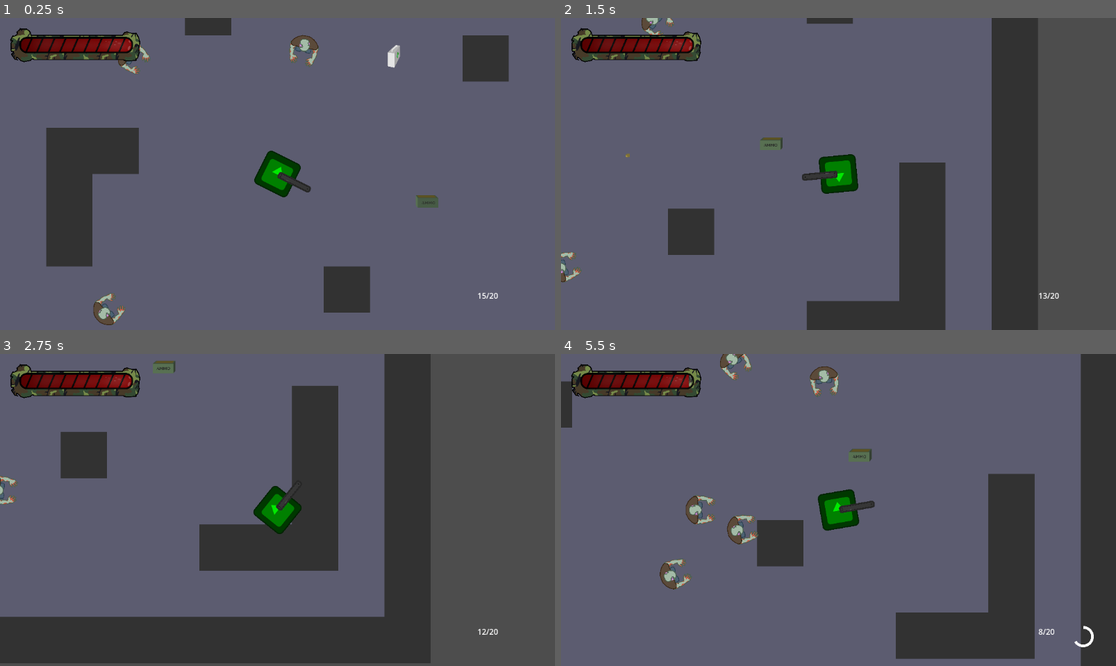
Above: before the commit, frames 1-4 (two rows, left to right).
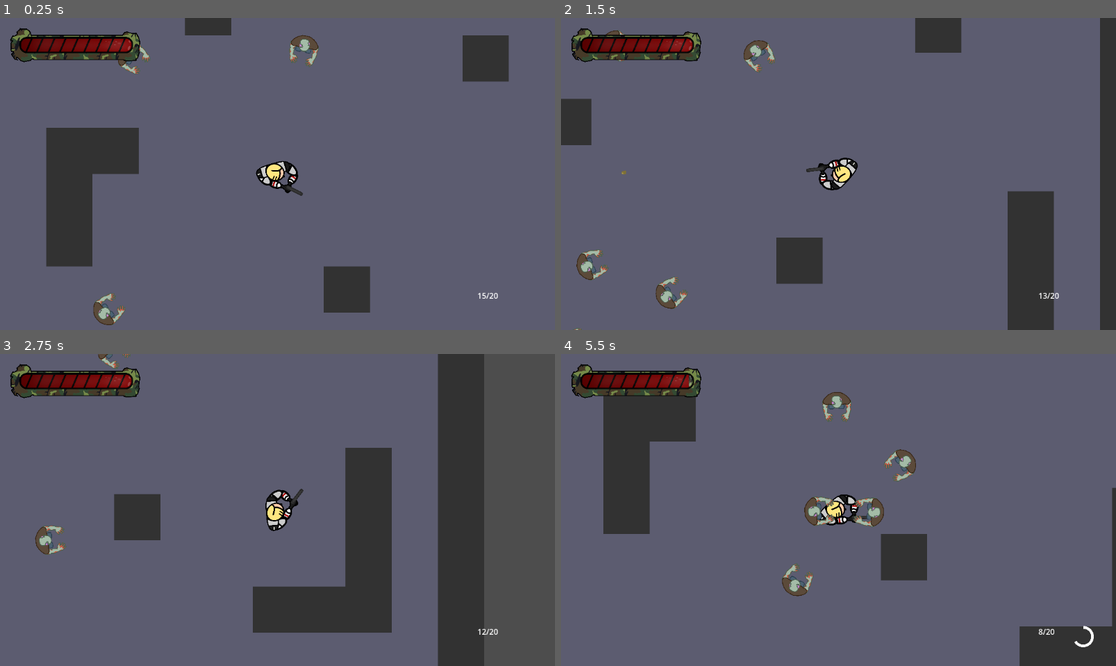
Above: after the commit, the same moments.

Repository: judahhoe/deadhavoc
Game: Godot game, scene res://scenes/main.tscn
Two runs of this game, one before a commit and one after it. Both use one fixed random seed, a clock stepped at 60 frames per second and the inputs below. The engine's default icon, where the game draws it, is replaced by a stand-in: a white triangle on a blue panel in a dark square.
Inputs (mouse positions are in pixels of both pictures, inside the frame that each line leads up to):
- Up to frame 1 (0.25 s): no input
- Up to frame 2 (1.5 s): move the mouse to (960, 158) at 0.52 s; press the mouse at (960, 158) at 0.53 s; hold D (right) 0.53-1.28 s; move the mouse to (727, 189) at 1.27 s; release the mouse at (727, 189) at 1.28 s; hold S (down) from 1.28 s (still down); click (727, 189) at 1.35 s
- Up to frame 3 (2.75 s): move the mouse to (333, 441) at 2.02 s; release S (down) at 2.03 s; press the mouse at (333, 441) at 2.03 s; hold D (right) from 2.03 s (still down)
- Up to frame 4 (5.5 s): move the mouse to (810, 572) at 2.77 s; release D (right) at 2.78 s; release the mouse at (810, 572) at 2.78 s; hold W (up) 2.78-3.53 s; click (810, 572) at 2.85 s; move the mouse to (1005, 556) at 3.52 s; press the mouse at (1005, 556) at 3.53 s; hold A (left) 3.53-5.03 s; tap R (reload) at 4.15 s; move the mouse to (672, 463) at 4.27 s; release the mouse at (672, 463) at 4.28 s; click (672, 463) at 4.35 s; move the mouse to (866, 510) at 5.02 s; press the mouse at (866, 510) at 5.03 s; hold S (down) from 5.03 s (still down)

The runs differ from the first frame. In frame 1, 1.2% of the frame differs, in the area x 45-79%, y 8-61%; in frame 2, 33%; in frame 3, 43%, in the area x 0-88%, y 0-100%; in frame 4, 25%.

Commit message:
Update on sprint finish

Diff:
--- a/scenes/enemy.tscn
+++ b/scenes/enemy.tscn
@@ -6,7 +6,7 @@
 [ext_resource type="Texture2D" uid="uid://cevr5uftr6ebv" path="res://textures/zombie.png" id="4_b4snf"]
 
 [sub_resource type="CircleShape2D" id="CircleShape2D_pdxxf"]
-radius = 20.0
+radius = 14.0357
 
 [sub_resource type="CircleShape2D" id="CircleShape2D_12256"]
 radius = 21.0238
@@ -27,6 +27,7 @@
 region_rect = Rect2(-0.780212, -4.24907, 676.967, 692.529)
 
 [node name="CollisionShape2D" type="CollisionShape2D" parent="."]
+position = Vector2(-8, 0)
 shape = SubResource("CircleShape2D_pdxxf")
 debug_color = Color(0.992157, 0, 0.278431, 0.419608)
 
@@ -37,6 +38,7 @@
 autostart = true
 
 [node name="AttackCooldown" type="Timer" parent="."]
+wait_time = 0.5
 
 [node name="DamageArea" type="Area2D" parent="."]
 collision_layer = 0
--- a/scenes/main.tscn
+++ b/scenes/main.tscn
@@ -1,11 +1,9 @@
-[gd_scene load_steps=8 format=3 uid="uid://c6vxaopkyqc6i"]
+[gd_scene load_steps=6 format=3 uid="uid://c6vxaopkyqc6i"]
 
 [ext_resource type="Script" path="res://scenes/main.gd" id="1_1ogx0"]
 [ext_resource type="PackedScene" uid="uid://bgbubl4fsvupu" path="res://scenes/map.tscn" id="1_ng5yi"]
 [ext_resource type="PackedScene" uid="uid://cyliupk1rrn74" path="res://scenes/player.tscn" id="2_oappt"]
 [ext_resource type="PackedScene" uid="uid://cc5v1bd4naah2" path="res://scenes/enemy.tscn" id="3_8iqgq"]
-[ext_resource type="PackedScene" uid="uid://bywqy23a8pc2w" path="res://scenes/medkit.tscn" id="4_1nucw"]
-[ext_resource type="PackedScene" uid="uid://cpyurip1l5cvp" path="res://scenes/ammobox.tscn" id="5_61ebn"]
 [ext_resource type="Script" path="res://scenes/BulletManager.gd" id="7_85jpq"]
 
 [node name="Main" type="Node2D"]
@@ -23,12 +21,6 @@
 position = Vector2(-249, 312)
 player = NodePath("../player")
 
-[node name="medkit" parent="." instance=ExtResource("4_1nucw")]
-position = Vector2(161, -163)
-
-[node name="ammobox" parent="." instance=ExtResource("5_61ebn")]
-position = Vector2(207, 38)
-
 [node name="enemy3" parent="." node_paths=PackedStringArray("player") instance=ExtResource("3_8iqgq")]
 position = Vector2(-234, 188)
 player = NodePath("../player")
--- a/scenes/player.tscn
+++ b/scenes/player.tscn
@@ -1,7 +1,7 @@
 [gd_scene load_steps=16 format=3 uid="uid://cyliupk1rrn74"]
 
 [ext_resource type="Script" path="res://scripts/CharacterBody2D.gd" id="1_d7hat"]
-[ext_resource type="Texture2D" uid="uid://icbe6i4238se" path="res://icon.svg" id="2_r7rbj"]
+[ext_resource type="Texture2D" uid="uid://vg4rn545m2sb" path="res://textures/character_pistol_aim.png" id="3_g4bnp"]
 [ext_resource type="PackedScene" uid="uid://c3ygjka63koed" path="res://scenes/ammo_count.tscn" id="3_p5vta"]
 [ext_resource type="Texture2D" uid="uid://cw2ckuqrgoqia" path="res://textures/pistol.png" id="3_t4cjj"]
 [ext_resource type="Texture2D" uid="uid://pvld50db7x4y" path="res://textures/crosshair.png" id="4_n73xp"]
@@ -51,10 +51,10 @@
 tracks/2/interp = 1
 tracks/2/loop_wrap = true
 tracks/2/keys = {
-"times": PackedFloat32Array(0, 0.05),
-"transitions": PackedFloat32Array(1, 1),
+"times": PackedFloat32Array(0, 0.0001, 0.0002, 0.05),
+"transitions": PackedFloat32Array(1, 1, 1, 1),
 "update": 0,
-"values": [Vector2(62, -1.72804e-11), Vector2(68, 0)]
+"values": [Vector2(55, 10), Vector2(55, 10), Vector2(55, 10), Vector2(62, 10)]
 }
 
 [sub_resource type="AnimationLibrary" id="AnimationLibrary_fxbyx"]
@@ -73,9 +73,9 @@
 zoom = Vector2(1.5, 1.5)
 
 [node name="Sprite2D" type="Sprite2D" parent="."]
-self_modulate = Color(0, 0.917647, 0, 1)
-scale = Vector2(0.4, 0.4)
-texture = ExtResource("2_r7rbj")
+rotation = 1.57079
+scale = Vector2(0.1, 0.1)
+texture = ExtResource("3_g4bnp")
 
 [node name="CollisionShape2D" type="CollisionShape2D" parent="."]
 scale = Vector2(2, 2)
@@ -83,9 +83,9 @@
 debug_color = Color(0, 0.65098, 0.14902, 0.419608)
 
 [node name="weapon" type="Sprite2D" parent="."]
-position = Vector2(26, 5.91172e-12)
+position = Vector2(31.425, 10)
 rotation = 1.57079
-scale = Vector2(0.1, 0.1)
+scale = Vector2(0.05, 0.05)
 texture = ExtResource("3_t4cjj")
 
 [node name="crosshair" type="Sprite2D" parent="."]
@@ -93,16 +93,16 @@
 texture = ExtResource("4_n73xp")
 
 [node name="EndOfGun" type="Marker2D" parent="."]
-position = Vector2(53, 0)
+position = Vector2(58, 10)
 
 [node name="BulletDirection" type="Marker2D" parent="."]
-position = Vector2(62, 0)
+position = Vector2(68, 10)
 
 [node name="MuzzleFlash" type="Sprite2D" parent="."]
 visible = false
-position = Vector2(62, -1.72804e-11)
+position = Vector2(62, 10)
 rotation = 1.57079
-scale = Vector2(0.05, 0.05)
+scale = Vector2(0.02, 0.08)
 texture = ExtResource("6_nevmw")
 
 [node name="AnimationPlayer" type="AnimationPlayer" parent="."]
--- a/scripts/CharacterBody2D.gd
+++ b/scripts/CharacterBody2D.gd
@@ -15,7 +15,7 @@
 
 var health = 100
 var max_health = 100
-var speed = 400  # speed in pixels/sec
+var speed = 200  # speed in pixels/sec
 var max_ammo = 20
 var ammo = 20
 var mag_size = 15
@@ -80,8 +80,7 @@
 	else:
 		pass
 	if (reload_timer.is_stopped() && ammo_in_mag <=0):
-		reload_timer.start()
-		print("reloading")
+		reload()
 
 func reload():
 	reload_timer.start()
--- a/scripts/enemy.gd
+++ b/scripts/enemy.gd
@@ -51,9 +51,9 @@
 
 func die():
 	drop = randi_range(1,100)
-	if(drop>=1 && drop <=5):
+	if(drop>=1 && drop <=20):
 		dropitem("medkit")
-	if(drop>5 && drop <=10):
+	if(drop>20 && drop <=40):
 		dropitem("ammo")
 	queue_free()
 
Binary file added: textures/character_pistol_aim.png
Not shown, added: textures/character_pistol_aim.png.import
